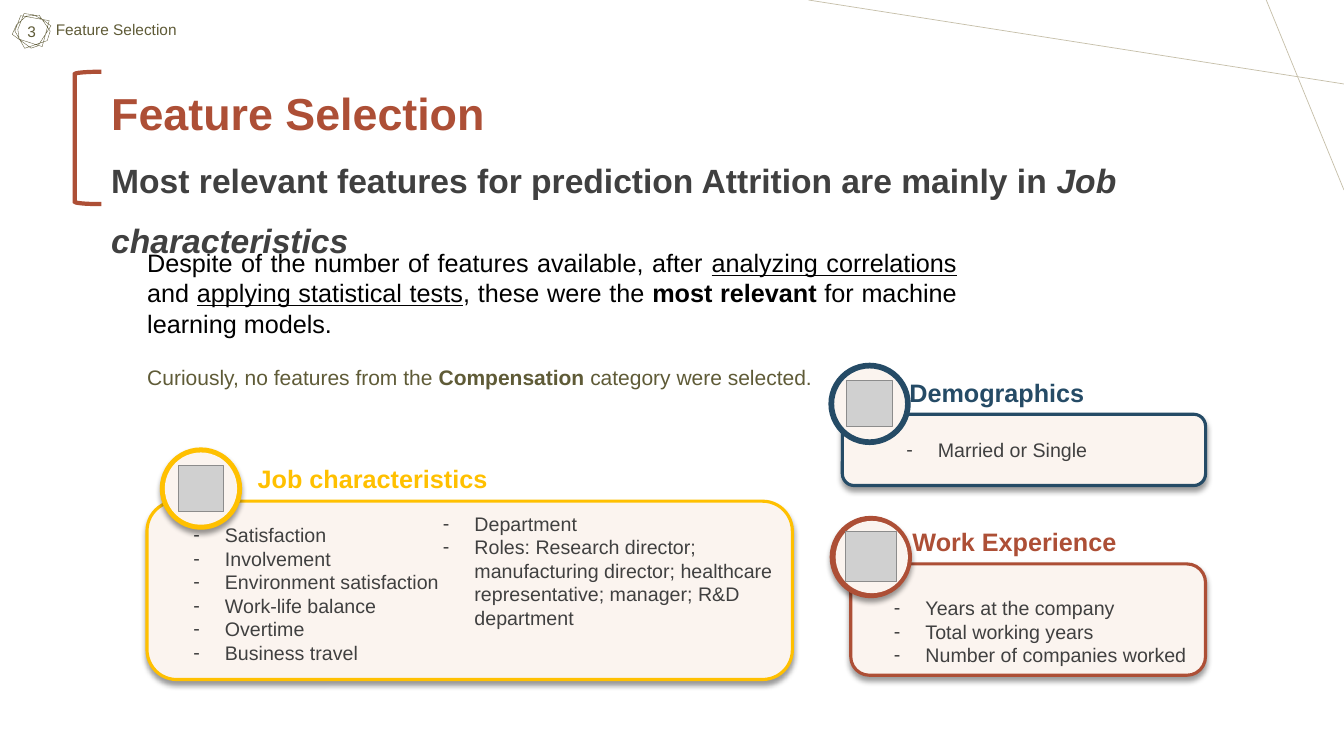
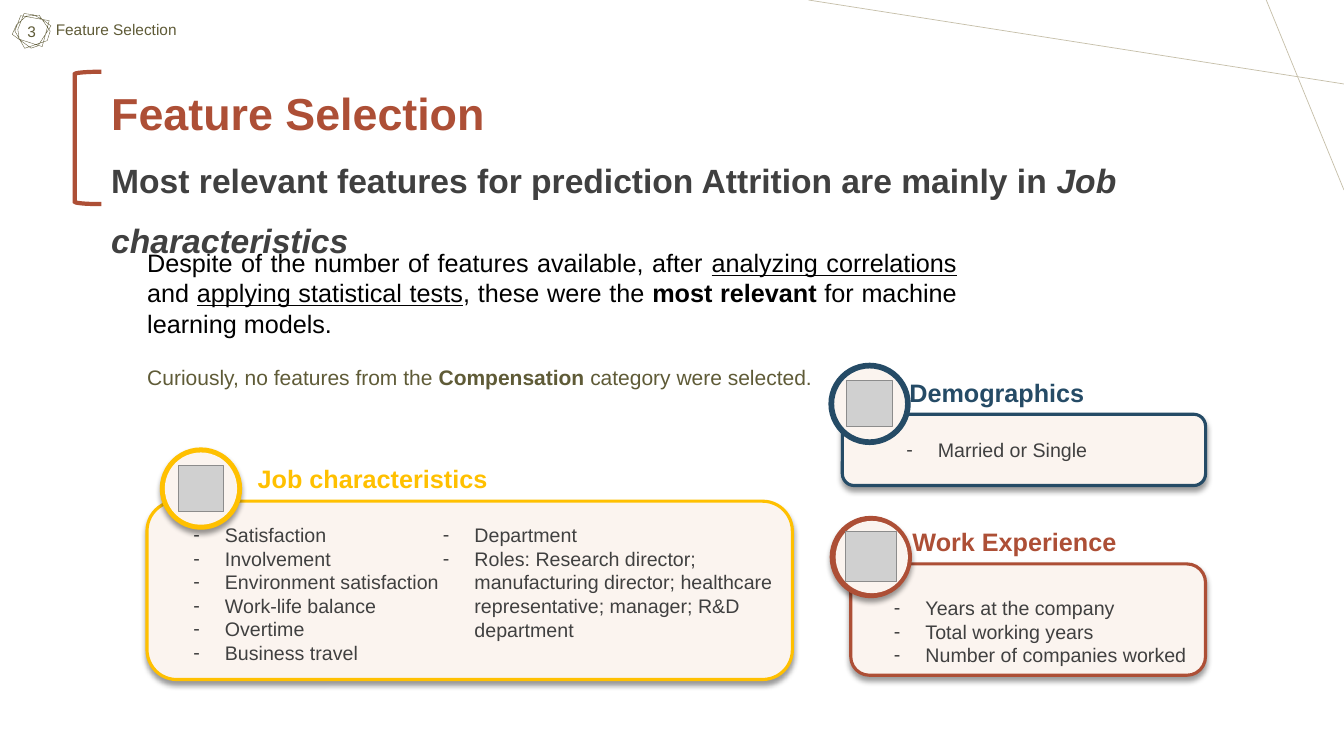
Before and after one commit to filipe-carmo/EDSB25_10, a slide deck: slide 11 of reports/EDSB25_10_EmployeeAttrition.pptx (slide 12 before the commit). Drawn at 1344x756 pixels with LibreOffice and Linux fonts; fonts in the diff are those of the drawing; grey boxes stand for pictures. Boxes give left, top, right and bottom in pixels: in the first picture for what was removed or moved away, otherwise in the second. Text is boxed around its words. In the diff, an @@ line names an element or a change of style, - is before the commit and + after.

```diff
--- a/reports/EDSB25_10_EmployeeAttrition.pptx
+++ b/reports/EDSB25_10_EmployeeAttrition.pptx
@@ text "Department": place and size @@
-text "Department" at [474, 517, 773, 629]
+text "Department" at [474, 528, 773, 641]
```
Also in this commit, not shown: 4 other slides changed.
